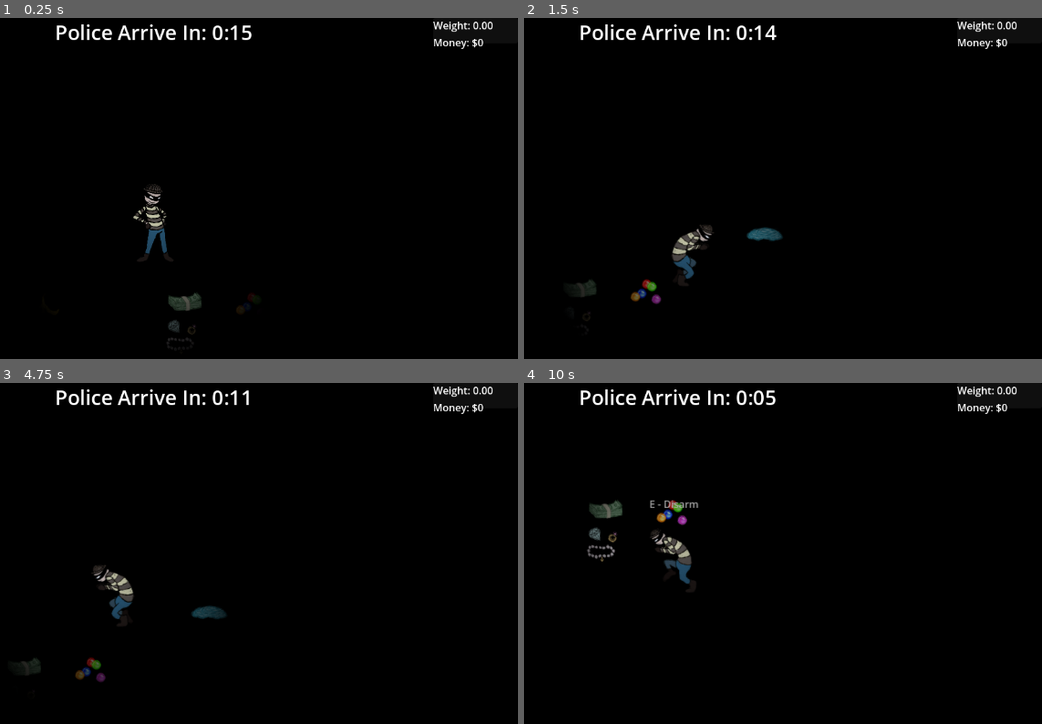
Above: before the commit, frames 1-4 (two rows, left to right).
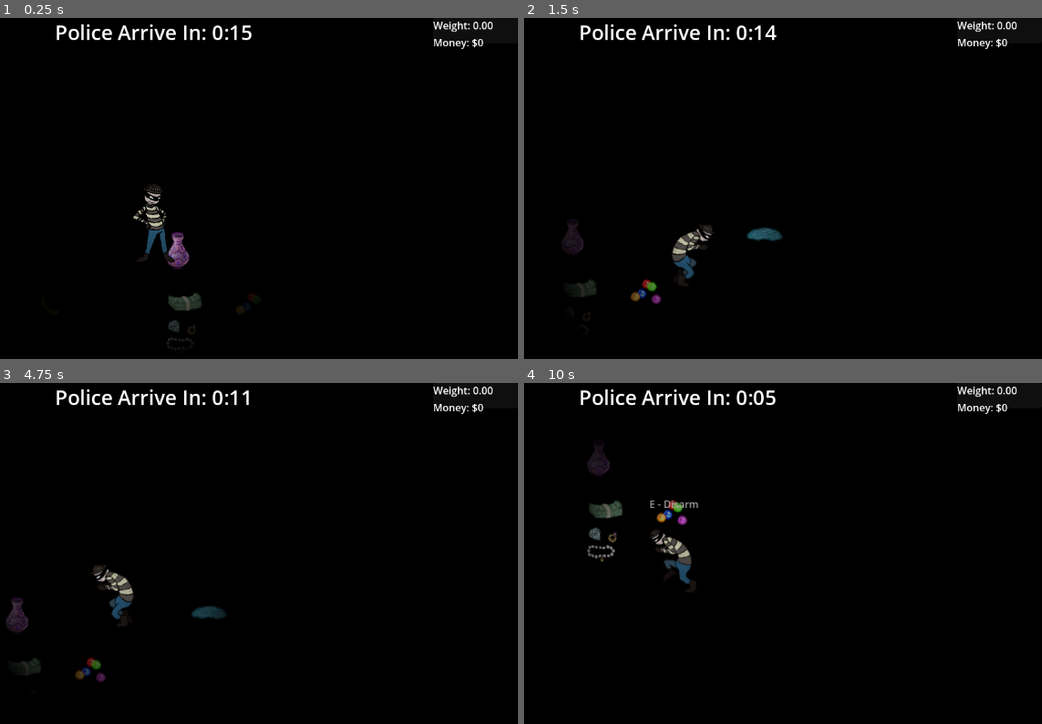
Above: after the commit, the same moments.

Repository: Enriquenf07/game-jam-march-2026
Game: Godot game, scene res://world/world.tscn
The game is run twice, just before and just after one commit, with the same random seed, the same clock (stepped at 60 frames per second) and the same inputs. Sound files missing from this copy of the repository are replaced by a short silence.
Inputs:
- Up to frame 1 (0.25 s): no input
- Up to frame 2 (1.5 s): tap Enter at 0.5 s; hold D (right) 0.53-1.28 s; hold E (interact) 0.53-1.28 s; hold S (down) from 1.28 s (still down); tap E (interact) at 1.35 s
- Up to frame 3 (4.75 s): release S (down) at 2.03 s; hold D (right) 2.03-2.78 s; hold Shift (run) 2.03-2.78 s; tap E (interact) at 2.3, 2.85, 4.55 s; hold W (up) 2.78-3.53 s; hold E (interact) 3.53-4.28 s; hold A (left) from 3.53 s (still down); tap Shift (run) at 4.35 s
- Up to frame 4 (10 s): release A (left) at 5.03 s; hold S (down) 5.03-5.78 s; hold E (interact) 5.03-5.78 s; hold D (right) 5.78-6.53 s; tap E (interact) at 5.85, 6.8, 7.35, 9.05 s; hold W (up) 6.53-7.28 s; hold Shift (run) 6.53-7.28 s; hold D (right) 7.28-8.03 s; hold S (down) 8.03-8.78 s; hold E (interact) 8.03-8.78 s; hold A (left) 8.78-9.53 s; tap Shift (run) at 8.85 s; hold W (up) from 9.53 s (still down); hold E (interact) from 9.53 s (still down)

The runs differ from the first frame. In frame 1, 0.3% of the frame differs, in the area x 32-37%, y 62-74%; in frame 2, 0.2%; in frame 3, 0.3%; in frame 4, 0.2%.

Commit message:
Implemented the vase and grabbable loot base
Added the vase loot item as well as a base script for any other grabbable loot in the game.

Diff:
--- /dev/null
+++ b/loot/grabbable_loot.gd
@@ -0,0 +1,27 @@
+class_name GrabbableLoot
+extends Node2D
+
+@export var _loot_value: int = 100
+@export var _loot_visual: Sprite2D
+@export var _loot_collection_sound: AudioStreamPlayer
+@export var _loot_value_text: Label
+@export var _loot_value_animation: AnimationPlayer
+@export var _loot_interaction_collision: CollisionShape2D
+
+func _ready() -> void:
+	_loot_value_text.text = "$" + str(_loot_value)
+	_loot_collection_sound.pitch_scale = randf_range(0.95, 1.05)
+
+func _on_interactable_object_interacted(_interacting_player: Player) -> void:
+	_loot_visual.hide()
+	_loot_collection_sound.play()
+	_loot_value_text.show()
+	_loot_value_animation.play("loot_value_float")
+	_loot_interaction_collision.set_deferred("disabled", true)
+	LootEventBus.emit_signal("loot_collected", _loot_value)
+
+
+func _on_loot_value_animation_player_animation_finished(anim_name: StringName) -> void:
+	if (anim_name != "loot_value_float"):
+		return
+	queue_free()
--- /dev/null
+++ b/loot/vase.tscn
@@ -0,0 +1,97 @@
+[gd_scene format=3 uid="uid://ieghsawdi2lh"]
+
+[ext_resource type="Script" uid="uid://moxv3s18tc1" path="res://loot/grabbable_loot.gd" id="1_eqs5c"]
+[ext_resource type="Texture2D" uid="uid://db8tin3v1cg11" path="res://loot/assets/vase_-_64x64.png" id="1_pwnx1"]
+[ext_resource type="Script" uid="uid://fpin7rm4san6" path="res://object/interactable_object.gd" id="2_3p3ga"]
+[ext_resource type="AudioStream" uid="uid://nvtfqvpskg68" path="res://loot/assets/TEMP_cash_pickup.wav" id="4_qs61x"]
+
+[sub_resource type="CapsuleShape2D" id="CapsuleShape2D_3p3ga"]
+radius = 28.0
+height = 78.0
+
+[sub_resource type="Animation" id="Animation_ckvu6"]
+length = 0.001
+tracks/0/type = "value"
+tracks/0/imported = false
+tracks/0/enabled = true
+tracks/0/path = NodePath(".:position")
+tracks/0/interp = 1
+tracks/0/loop_wrap = true
+tracks/0/keys = {
+"times": PackedFloat32Array(0),
+"transitions": PackedFloat32Array(1),
+"update": 0,
+"values": [Vector2(-20, -23)]
+}
+
+[sub_resource type="Animation" id="Animation_4bogx"]
+resource_name = "loot_value_float"
+tracks/0/type = "value"
+tracks/0/imported = false
+tracks/0/enabled = true
+tracks/0/path = NodePath(".:position")
+tracks/0/interp = 1
+tracks/0/loop_wrap = true
+tracks/0/keys = {
+"times": PackedFloat32Array(0, 1),
+"transitions": PackedFloat32Array(1, 1),
+"update": 0,
+"values": [Vector2(-20, -23), Vector2(-20, -71)]
+}
+
+[sub_resource type="AnimationLibrary" id="AnimationLibrary_eqs5c"]
+_data = {
+&"RESET": SubResource("Animation_ckvu6"),
+&"loot_value_float": SubResource("Animation_4bogx")
+}
+
+[node name="Vase" type="Node2D" unique_id=2123596220 node_paths=PackedStringArray("_loot_visual", "_loot_collection_sound", "_loot_value_text", "_loot_value_animation", "_loot_interaction_collision")]
+script = ExtResource("1_eqs5c")
+_loot_value = 5000
+_loot_visual = NodePath("Sprite2D")
+_loot_collection_sound = NodePath("LootCollectionSoundPlayer")
+_loot_value_text = NodePath("LootValueText")
+_loot_value_animation = NodePath("LootValueText/LootValueAnimationPlayer")
+_loot_interaction_collision = NodePath("InteractableObject/CollisionShape2D")
+
+[node name="Sprite2D" type="Sprite2D" parent="." unique_id=1372785223]
+position = Vector2(1, -12)
+texture = ExtResource("1_pwnx1")
+
+[node name="InteractableObject" type="Area2D" parent="." unique_id=320169764 groups=["loot"]]
+collision_layer = 2
+collision_mask = 0
+script = ExtResource("2_3p3ga")
+metadata/_custom_type_script = "uid://fpin7rm4san6"
+
+[node name="CollisionShape2D" type="CollisionShape2D" parent="InteractableObject" unique_id=63429501]
+position = Vector2(0, -10)
+shape = SubResource("CapsuleShape2D_3p3ga")
+
+[node name="LootCollectionSoundPlayer" type="AudioStreamPlayer" parent="." unique_id=661070409]
+stream = ExtResource("4_qs61x")
+
+[node name="LootValueText" type="Label" parent="." unique_id=876546824]
+visible = false
+z_index = 1
+anchors_preset = 7
+anchor_left = 0.5
+anchor_top = 1.0
+anchor_right = 0.5
+anchor_bottom = 1.0
+offset_left = -20.0
+offset_top = -23.0
+offset_right = 20.0
+grow_horizontal = 2
+grow_vertical = 0
+theme_override_colors/font_color = Color(6.8345666e-06, 0.7738233, 1.540184e-06, 1)
+text = "$100"
+horizontal_alignment = 1
+vertical_alignment = 1
+
+[node name="LootValueAnimationPlayer" type="AnimationPlayer" parent="LootValueText" unique_id=709368951]
+libraries/ = SubResource("AnimationLibrary_eqs5c")
+speed_scale = 2.5
+
+[connection signal="interacted" from="InteractableObject" to="." method="_on_interactable_object_interacted"]
+[connection signal="animation_finished" from="LootValueText/LootValueAnimationPlayer" to="." method="_on_loot_value_animation_player_animation_finished"]
--- a/object/interactable_object.gd
+++ b/object/interactable_object.gd
@@ -1,7 +1,7 @@
 extends Area2D
 class_name InteractableObject
 
-signal interacted
+signal interacted(interacting_player: Player)
 
 func on_interaction(player: Player):
 	interacted.emit(player)
--- a/player/player.gd
+++ b/player/player.gd
@@ -43,6 +43,9 @@
 func _display_interaction_prompt(interactable: InteractableObject):
 	if (interactable.is_in_group("trap")):
 		_interaction_prompt.text = "E - Disarm"
+		_interaction_prompt.show()
+	elif (interactable.is_in_group("loot")):
+		_interaction_prompt.text = "E - Steal"
 		_interaction_prompt.show()
 
 func _direction_as_string(direction: MovingDirection) -> String:
--- a/traps/trap_base.gd
+++ b/traps/trap_base.gd
@@ -28,10 +28,10 @@
 func _disarm_decorator():
 	pass
 
-func _on_trap_interacted(player: Player) -> void:
-	player.set_is_disarming(true)
-	player.trap_to_disarm = self
-	player.handle_trap_disarming()
+func _on_trap_interacted(interacting_player: Player) -> void:
+	interacting_player.set_is_disarming(true)
+	interacting_player.trap_to_disarm = self
+	interacting_player.handle_trap_disarming()
 
 func disarm() -> void:
 	_trap_trigger_collision.set_deferred("disabled", true)
--- a/world/world.tscn
+++ b/world/world.tscn
@@ -14,6 +14,7 @@
 [ext_resource type="PackedScene" uid="uid://dhqqk4mm3mkgx" path="res://ui/PauseUi/PauseUI.tscn" id="12_mad0u"]
 [ext_resource type="PackedScene" uid="uid://dsg4tspdufk0g" path="res://loot/cash.tscn" id="13_ocfjn"]
 [ext_resource type="PackedScene" uid="uid://bp7pfs500k1fq" path="res://loot/jewelry.tscn" id="14_dqqhb"]
+[ext_resource type="PackedScene" uid="uid://ieghsawdi2lh" path="res://loot/vase.tscn" id="15_b2suy"]
 
 [sub_resource type="RectangleShape2D" id="RectangleShape2D_ai45w"]
 size = Vector2(720, 224)
@@ -81,3 +82,6 @@
 
 [node name="Jewelry" parent="." unique_id=426449999 instance=ExtResource("14_dqqhb")]
 position = Vector2(44, 180)
+
+[node name="Vase" parent="." unique_id=2123596220 instance=ExtResource("15_b2suy")]
+position = Vector2(38, 55)
Binary file added: loot/assets/vase_-_64x64.png
Not shown, added: loot/assets/vase_-_64x64.png.import
Not shown, added: loot/grabbable_loot.gd.uid
